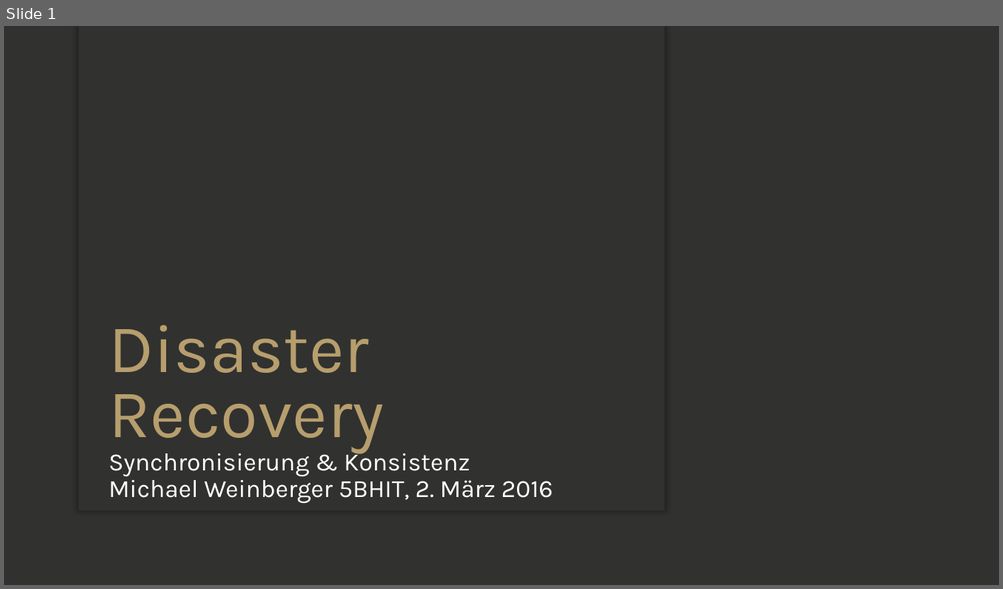
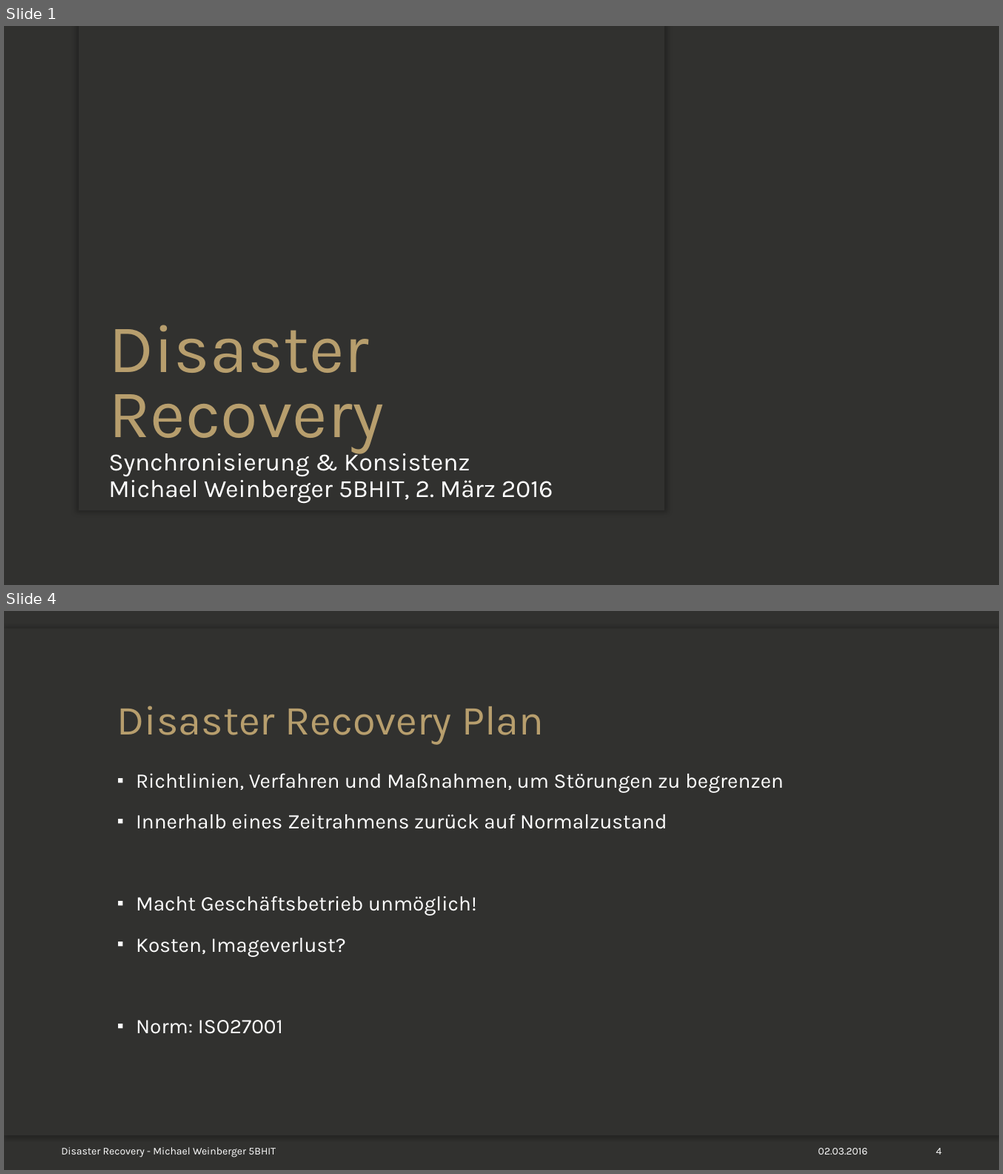
Before and after one commit to mweinberger-tgm/SYT-Referat, a slide deck: Disaster-Recovery_Weinb_5BHIT.pptx. Shown one above the other, each under a label of ours: slide 1 before the commit, slides 1 and 4 after it; the slides between them are not shown. The pictures are 1003x589 and 1003x1174 pixels, drawn with LibreOffice and Linux fonts; fonts in the diff are those of the drawing; background and template pictures are left out. Boxes give left, top, right and bottom in pixels: in the first picture for what was removed or moved away, otherwise in the second. Text is boxed around its words. In the diff, an @@ line names an element or a change of style, - is before the commit and + after.

```diff
--- a/Disaster-Recovery_Weinb_5BHIT.pptx
+++ b/Disaster-Recovery_Weinb_5BHIT.pptx
@@ slide 4 added at [4,611,999,1170], background picture (left out) @@
@@ rectangle added at [4,628,999,665], fill #31312F @@
@@ rectangle added at [4,628,999,1136], fill #31312F @@
@@ title added at [117,706,543,745], 40 pt, text #B79E6D @@
+Disaster Recovery Plan
@@ text added at [136,773,783,1034], 20 pt, text #FFFFFF @@
+▪ Richtlinien, Verfahren und Maßnahmen, um Störungen zu begrenzen
+▪ Innerhalb eines Zeitrahmens zurück auf Normalzustand
+▪ Macht Geschäftsbetrieb unmöglich!
+▪ Kosten, Imageverlust?
+▪ Norm: ISO27001
@@ rectangle added at [4,1099,999,1136], fill #31312F @@
@@ text added at [61,1147,276,1158], 10 pt, text #FFFFFF @@
+Disaster Recovery - Michael Weinberger 5BHIT
@@ text added at [818,1148,868,1155], 10 pt, text #FFFFFF @@
+02.03.2016
@@ page number added at [936,1148,942,1155], 10 pt, text #FFFFFF @@
+4
```
Also in this commit, not shown: 2 slides changed, 16 other slides added, 1 other file.
